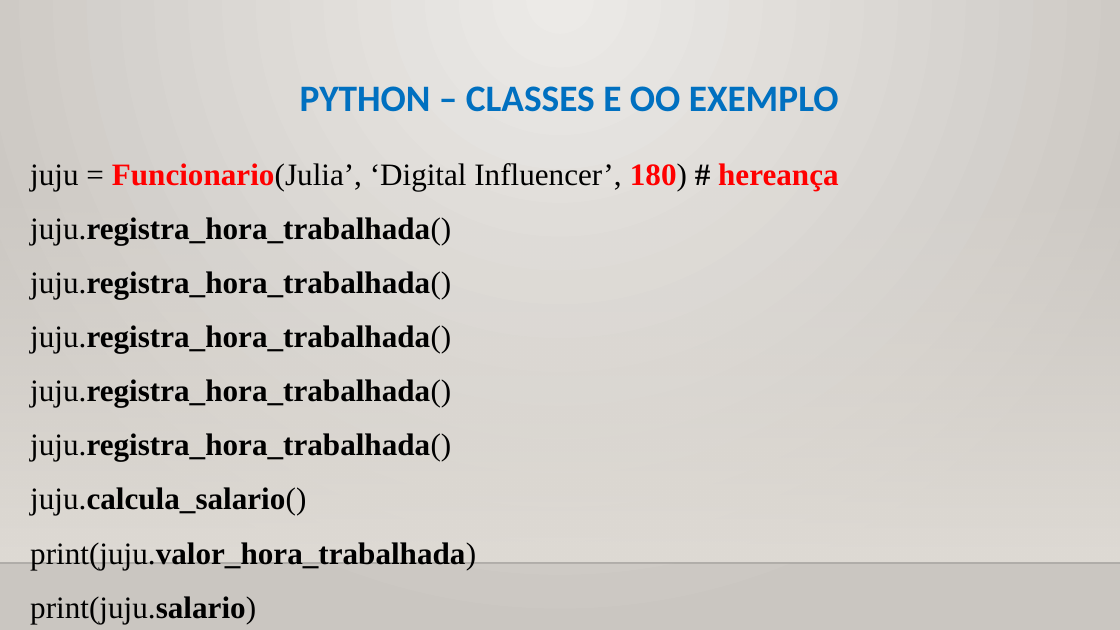
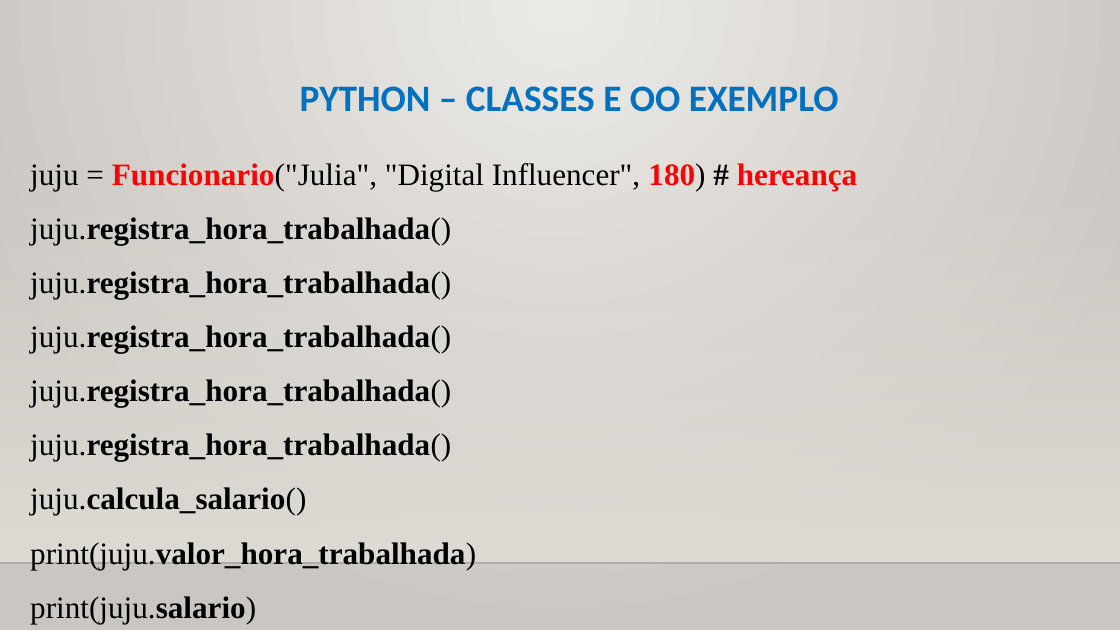
Before and after one commit to CloudEducationBrazil/WydenPythonParadigmas, a slide deck: slide 23 of 01 Classes/Aula 11 Programação Python - Classes - Orientação a Objetos.pptx. Drawn at 1120x630 pixels with LibreOffice and Linux fonts; fonts in the diff are those of the drawing; background and template pictures are left out. Boxes give left, top, right and bottom in pixels: in the first picture for what was removed or moved away, otherwise in the second. Text is boxed around its words. In the diff, an @@ line names an element or a change of style, - is before the commit and + after.

```diff
--- a/01 Classes/Aula 11 Programação Python - Classes - Orientação a Objetos.pptx
+++ b/01 Classes/Aula 11 Programação Python - Classes - Orientação a Objetos.pptx
@@ text at [30,163,858,190]: text changed @@
-juju = Funcionario(Julia’, ‘Digital Influencer’, 180) # hereança
+juju = Funcionario("Julia", "Digital Influencer", 180) # hereança
```
Also in this commit, not shown: 6 other slides changed.
